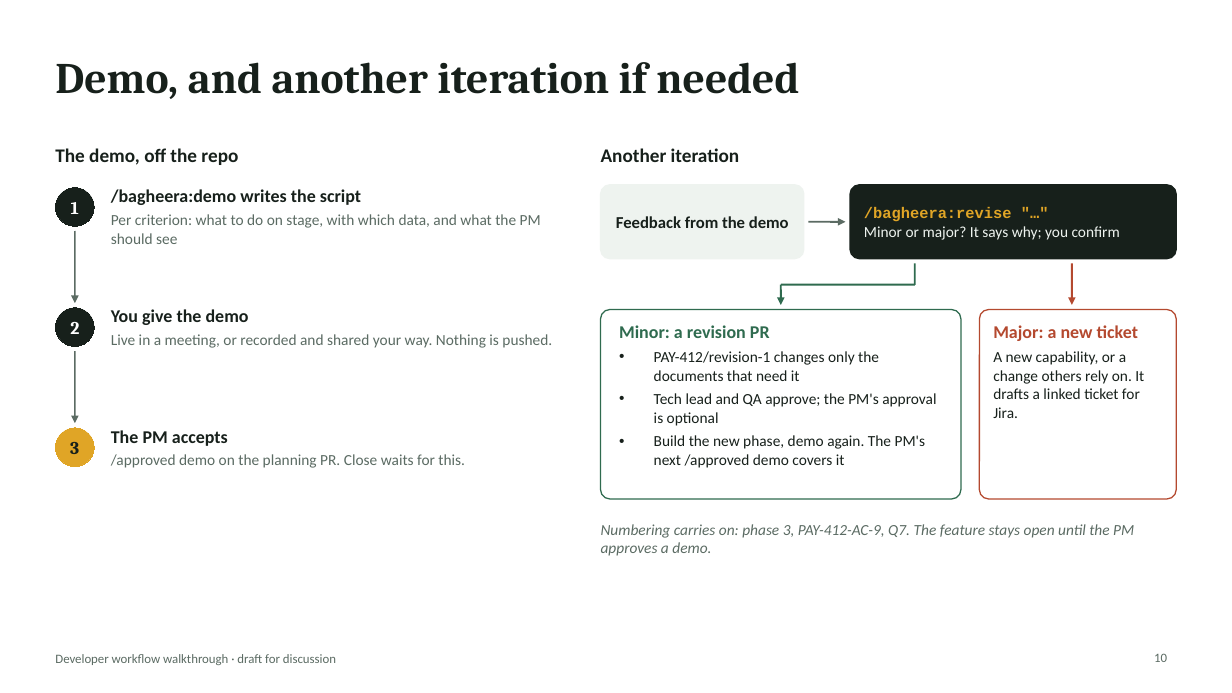
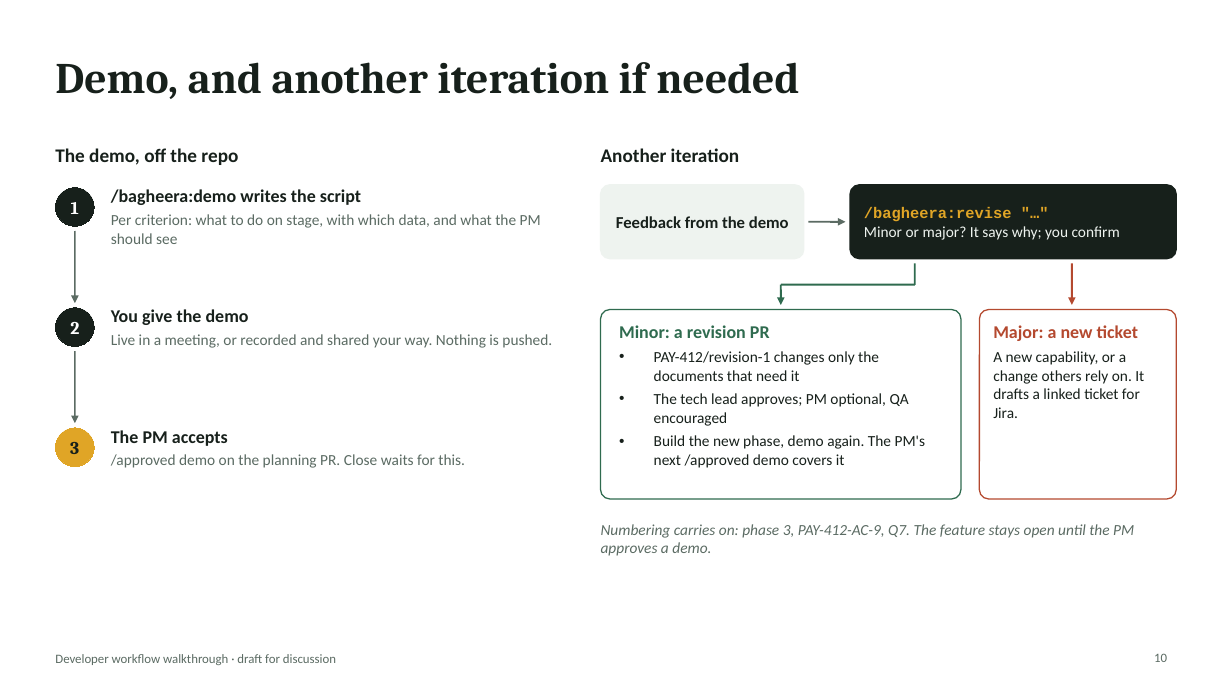
Before and after one commit to rahulnyk/bagheera, a slide deck: slide 10 of docs/design/developer-workflow-walkthrough.pptx. Drawn at 1232x693 pixels with LibreOffice and Linux fonts; fonts in the diff are those of the drawing. Boxes give left, top, right and bottom in pixels: in the first picture for what was removed or moved away, otherwise in the second. Text is boxed around its words. In the diff, an @@ line names an element or a change of style, - is before the commit and + after.

```diff
--- a/docs/design/developer-workflow-walkthrough.pptx
+++ b/docs/design/developer-workflow-walkthrough.pptx
@@ text at (654,393,909,426): text changed @@
-• Tech lead and QA approve; the PM's approval is optional
+• The tech lead approves; PM optional, QA encouraged
```
Also in this commit, not shown: 7 other slides changed, 3 other files.
